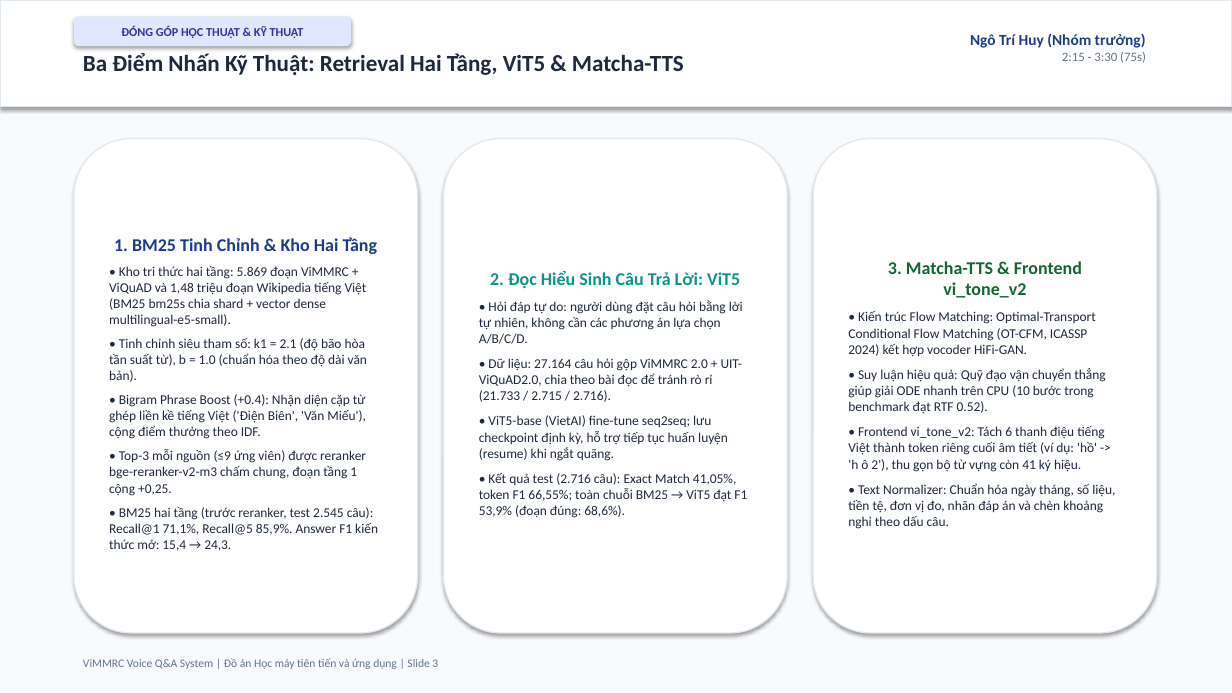
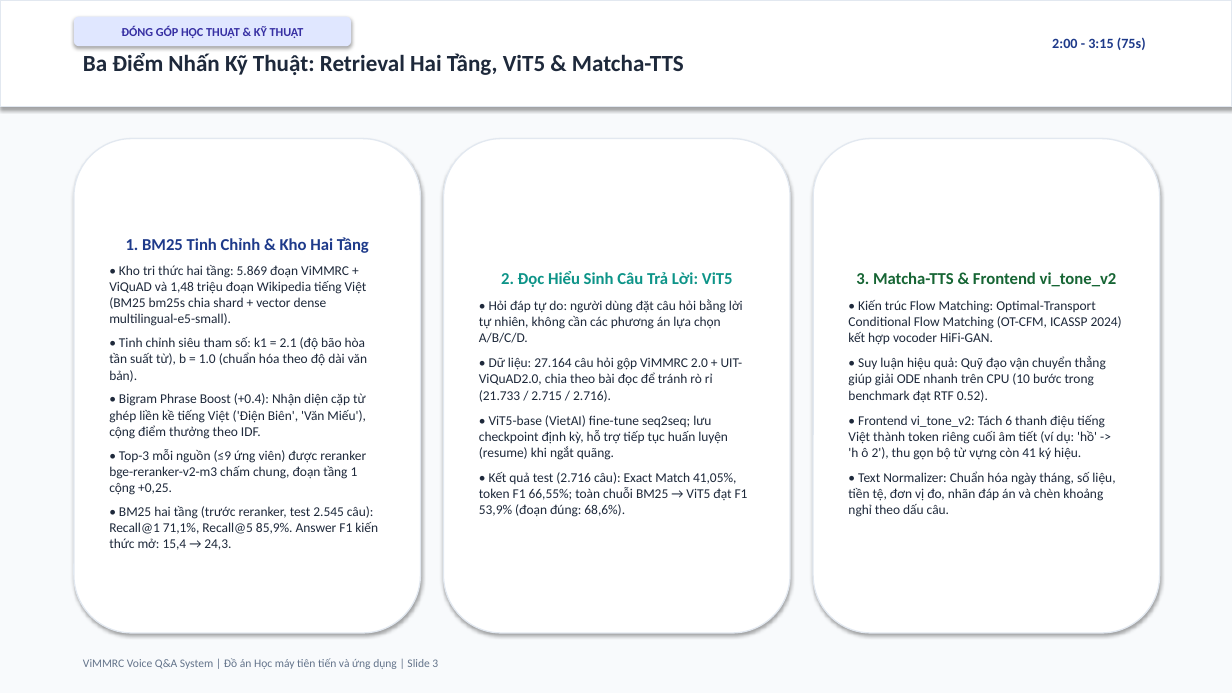
Before and after one commit to ngohuy04022000/vimmrc-qa-voice, a slide deck: slide 3 of docs/ViMMRC_Presentation_5min.pptx. Drawn at 1232x693 pixels with LibreOffice and Linux fonts; fonts in the diff are those of the drawing. Boxes give left, top, right and bottom in pixels: in the first picture for what was removed or moved away, otherwise in the second. Text is boxed around its words. In the diff, an @@ line names an element or a change of style, - is before the commit and + after.

```diff
--- a/docs/ViMMRC_Presentation_5min.pptx
+++ b/docs/ViMMRC_Presentation_5min.pptx
@@ text at (x1=1052, y1=37, x2=1146, y2=50): text changed; size 12 to 11 pt @@
-Ngô Trí Huy (Nhóm trưởng)
-2:15 - 3:30 (75s)
+2:00 - 3:15 (75s)
@@ text in rounded rectangle at (x1=126, y1=237, x2=369, y2=253): size 14 to 13 pt in "1. BM25 Tinh Chỉnh & Kho Hai ..." @@
@@ text in rounded rectangle at (x1=501, y1=271, x2=733, y2=287): size 14 to 13 pt in "2. Đọc Hiểu Sinh Câu Trả Lời: ..." @@
@@ text in rounded rectangle at (x1=856, y1=272, x2=1117, y2=287): size 14 to 13 pt in "3. Matcha-TTS & Frontend vi_tone_v2" @@
```
Also in this commit, not shown: 5 other slides changed, 1 slide added, 37 other files.
